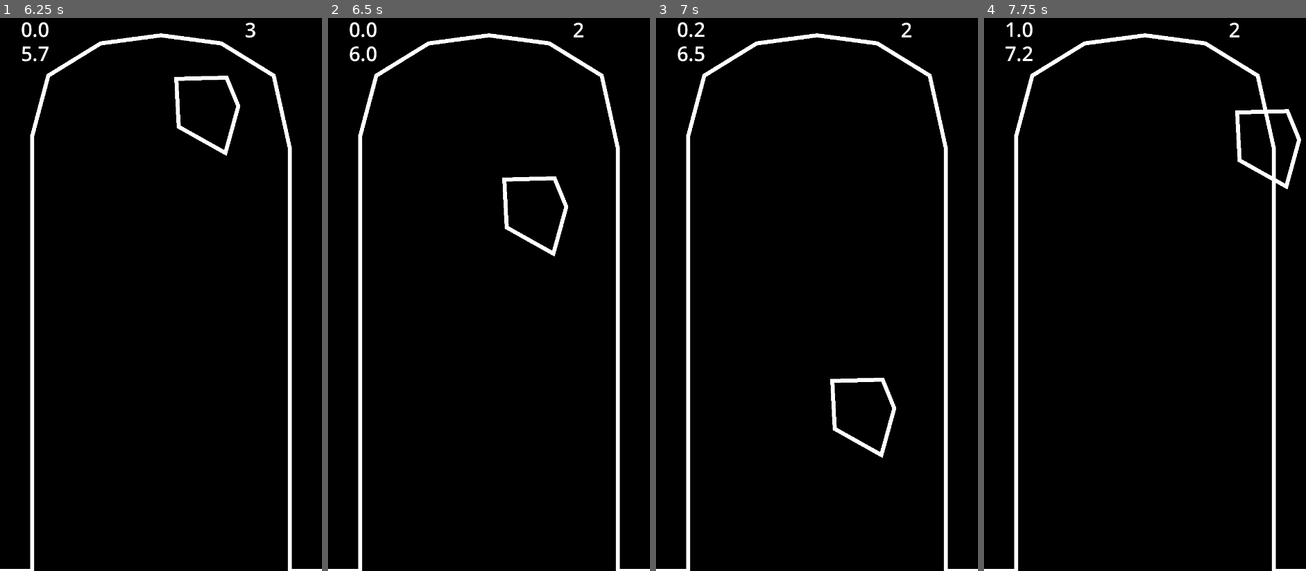
Above: before the commit, frames 1-4 (left to right).
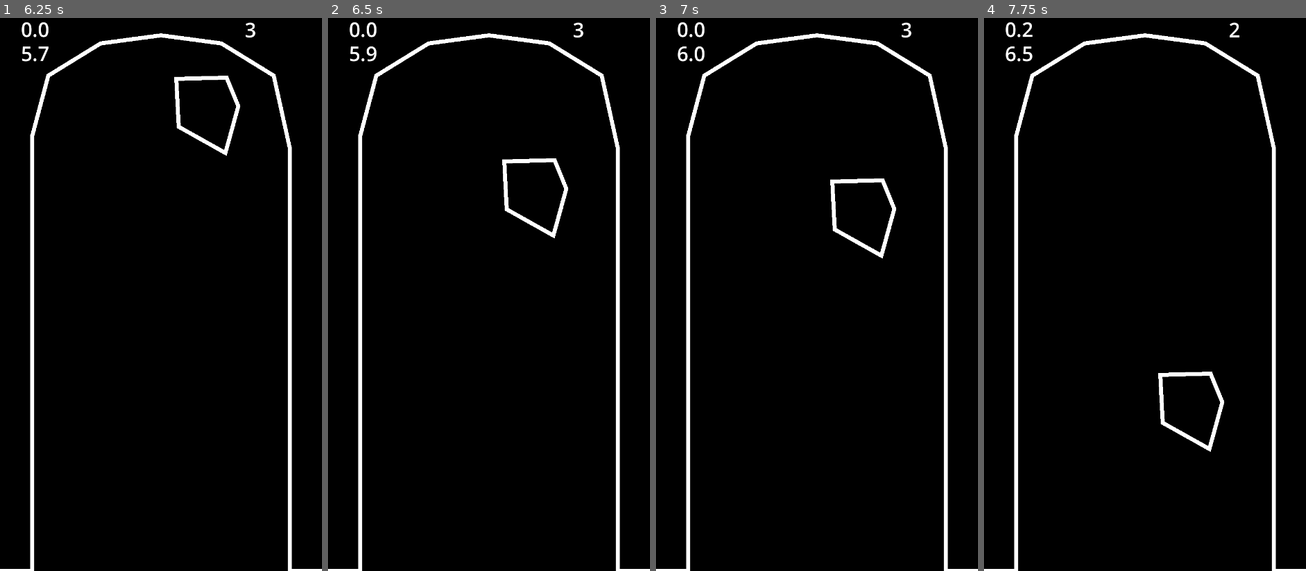
Above: after the commit, the same moments.

Repository: WOCae/L010
Game: Godot game, scene res://Scene/start_game.tscn
The game is run twice, just before and just after one commit, with the same random seed, the same clock (stepped at 60 frames per second) and the same inputs.
Inputs (mouse positions are in pixels of both pictures, inside the frame that each line leads up to):
- Up to frame 1 (6.25 s): tap Enter (ui_accept) at 0.5, 0.77, 1.52, 3.02, 3.77, 4.52, 6.02 s; move the mouse to (144, 405) at 0.52 s; hold Up (move_up) 0.53-2.03 s; click (144, 405) at 0.67 s; move the mouse to (38, 56) at 1.27 s; click (38, 56) at 1.42 s; move the mouse to (141, 56) at 2.02 s; hold Left (move_left) 2.03-3.53 s; click (141, 56) at 2.17 s; move the mouse to (241, 56) at 2.77 s; click (241, 56) at 2.92 s; move the mouse to (112, 156) at 3.52 s; hold Down (move_down) 3.53-4.28 s; move the mouse to (231, 266) at 4.27 s; hold Right (move_right) 4.28-5.03 s; move the mouse to (96, 322) at 5.02 s; hold Up (move_up) 5.03-5.78 s; click (96, 322) at 5.17 s; move the mouse to (193, 172) at 5.77 s; hold Right (move_right) from 5.78 s (still down)
- Up to frame 2 (6.5 s): keep holding Right (move_right)
- Up to frame 3 (7 s): keep holding Right (move_right); move the mouse to (800, 405) at 6.52 s; tap Enter (ui_accept) at 6.77 s
- Up to frame 4 (7.75 s): keep holding Right (move_right); move the mouse to (1241, 377) at 7.27 s; click (1241, 377) at 7.42 s; tap Enter (ui_accept) at 7.52 s

Frame 1 is identical in both runs. In frame 2, 1.1% of the frame differs, in the area x 6-80%, y 0-44%; in frame 3, 1.3%; in frame 4, 1.3%, in the area x 6-99%, y 0-79%.

Commit message:
Update player_3.gd

Diff:
--- a/scripts/player_3.gd
+++ b/scripts/player_3.gd
@@ -54,6 +54,11 @@
 func _on_player_3_area_entered(area):
 	print(area.name)
 	if "bullet" in area.name:
+		#ヒットストップ
+		Engine.set_time_scale(0.1)
+		await get_tree().create_timer(0.1).timeout
+		Engine.set_time_scale(1.0)
+
 		Global.life -=1
 		print("ライフ："+str(Global.life))
 		## 画面揺らす
